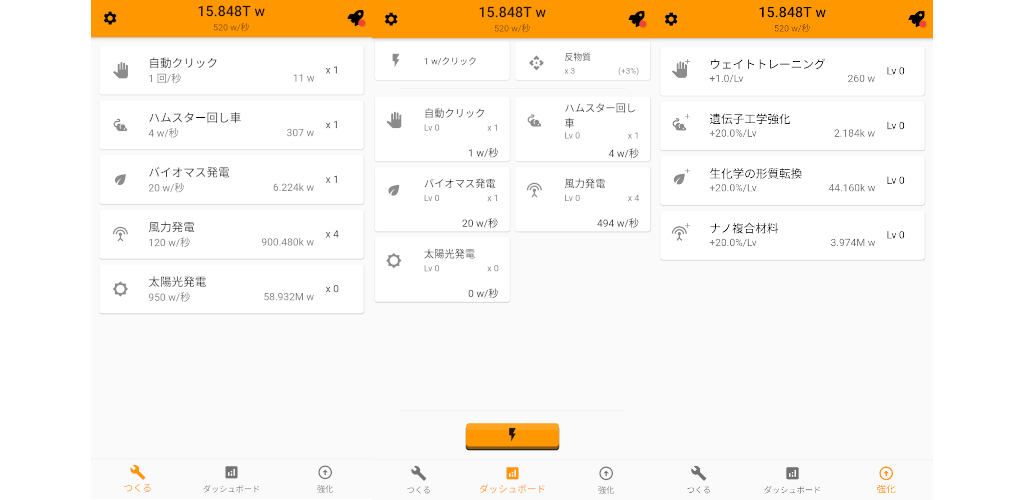
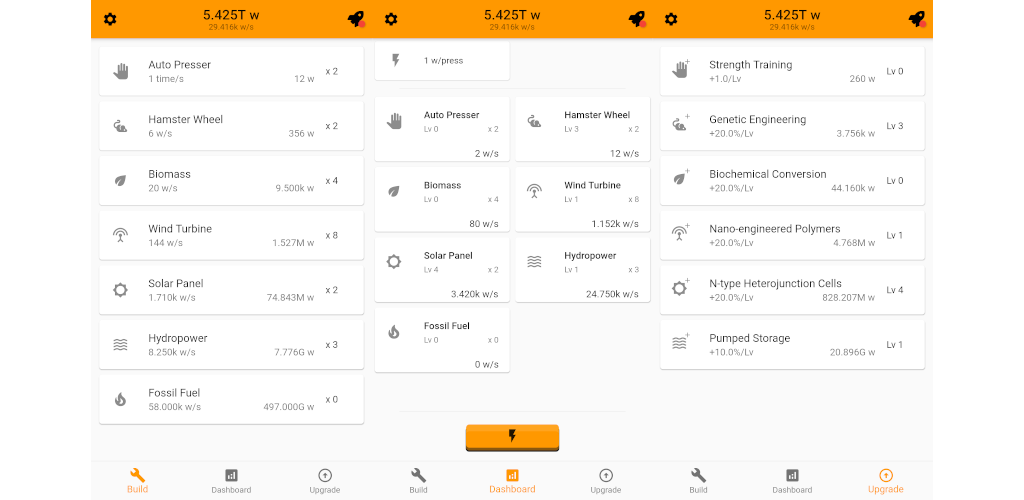
Layer changes from the first 1024 × 500 image to the second:
hid "screenshot-phone-jp-03.png" over 652, 6, 933, 495
hid "screenshot-phone-jp-02.png" over 91, 5, 372, 495
hid "screenshot-phone-jp-01.png" over 372, 6, 653, 495
renamed "Screenshot_1618414543.png" to "screenshot-phone-en-03.png", showed it, moved it above "screenshot-phone-en-02.png", painted on it over 652, 6, 933, 495
renamed "Screenshot_1618414539.png" to "screenshot-phone-en-02.png", showed it, moved it above "screenshot-phone-en-01.png", painted on it over 91, 5, 372, 500
renamed "Screenshot_1618414537.png" to "screenshot-phone-en-01.png", showed it, painted on it over 372, 6, 653, 495
